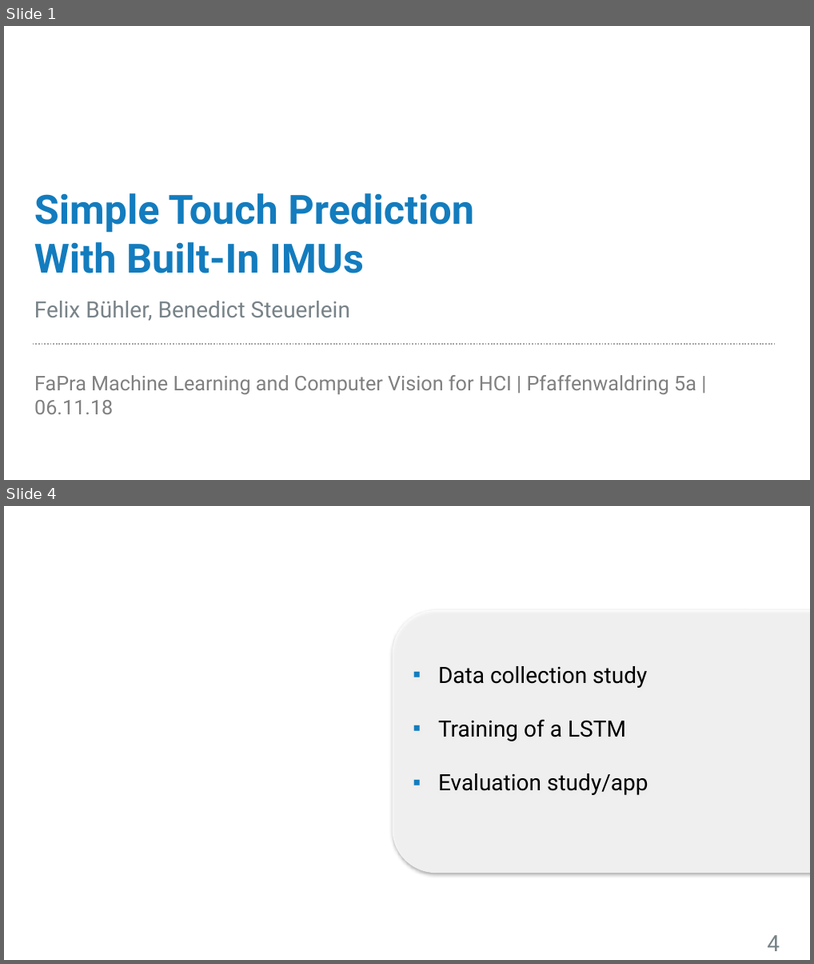
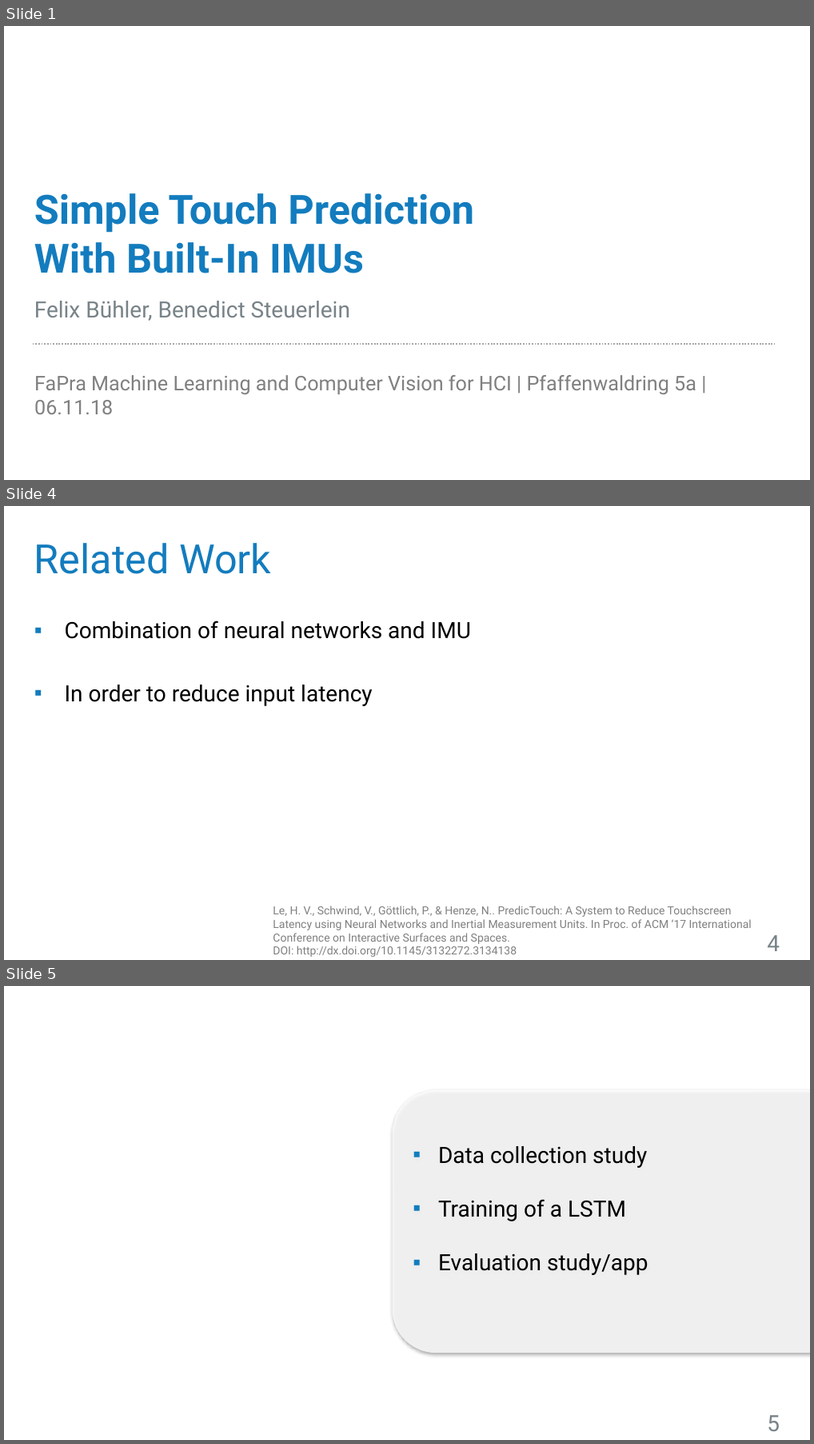
Before and after one commit to Stunkymonkey/fapra-imu, a slide deck: Presentation_Buehler_Steuerlein.pptx. Shown one above the other, each under a label of ours: slides 1 and 4 before the commit, slides 1, 4 and 5 after it; the slides between them are not shown. The pictures are 814x964 and 814x1444 pixels, drawn with LibreOffice and Linux fonts; fonts in the diff are those of the drawing; background and template pictures are left out. Boxes give left, top, right and bottom in pixels: in the first picture for what was removed or moved away, otherwise in the second. Text is boxed around its words. In the diff, an @@ line names an element or a change of style, - is before the commit and + after.

```diff
--- a/Presentation_Buehler_Steuerlein.pptx
+++ b/Presentation_Buehler_Steuerlein.pptx
@@ slide 4 added at (x1=4, y1=506, x2=810, y2=960), background #FFFFFF @@
@@ title added at (x1=34, y1=543, x2=271, y2=574), 36 pt, text #137CBE @@
+Related Work
@@ text added at (x1=65, y1=620, x2=471, y2=706), 20 pt, text #000000 @@
+▪ Combination of neural networks and IMU
+▪ In order to reduce input latency
@@ text added at (x1=273, y1=905, x2=752, y2=956), 10 pt, text #808080 @@
+Le, H. V., Schwind, V., Göttlich, P., & Henze, N.. PredicTouch: A System to Reduce Touchscreen Latency using Neural Networks and Inertial Measurement Units. In Proc. of ACM ‘17 International Conference on Interactive Surfaces and Spaces.
+DOI: http://dx.doi.org/10.1145/3132272.3134138
@@ page number added at (x1=767, y1=935, x2=780, y2=951), 20 pt, text #788388 @@
+4
@@ what was slide 4 is now slide 5 @@
@@ page number at (x1=767, y1=1415, x2=780, y2=1431): text changed @@
-4
+5
```
Also in this commit, not shown: 2 slides changed, 1 other slide added, 1 slide removed.
